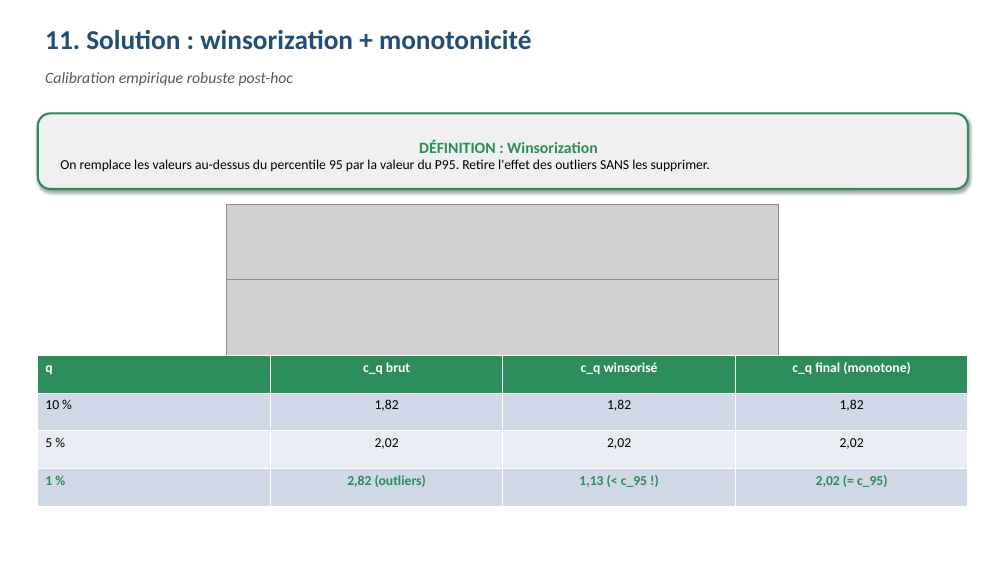
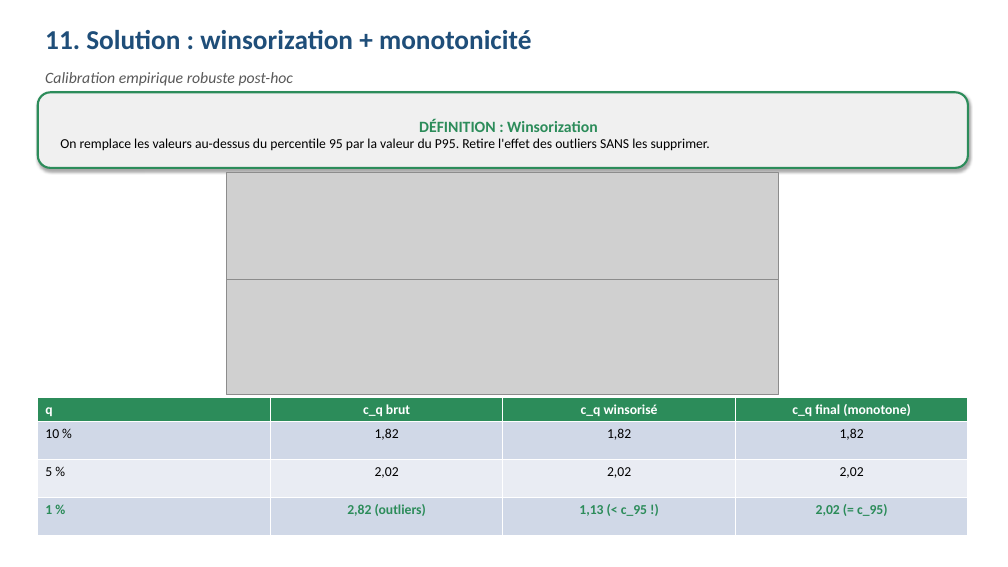
Before and after one commit to enriquealves02-jpg/PROJET_oral_m2fin, a slide deck: slide 12 of presentation_oral.pptx. Drawn at 1008x567 pixels with LibreOffice and Linux fonts; fonts in the diff are those of the drawing; grey boxes stand for pictures. Boxes give left, top, right and bottom in pixels: in the first picture for what was removed or moved away, otherwise in the second. Text is boxed around its words. In the diff, an @@ line names an element or a change of style, - is before the commit and + after.

Commit message:
Fix overlapping images in presentation_oral.pptx

```diff
--- a/presentation_oral.pptx
+++ b/presentation_oral.pptx
@@ rounded rectangle "DÉFINITION : Winsorization": place and size @@
-rounded rectangle "DÉFINITION : Winsorization" at bbox=[38, 113, 968, 189]
+rounded rectangle "DÉFINITION : Winsorization" at bbox=[38, 92, 968, 168]
@@ picture: place and size @@
-picture at bbox=[227, 204, 779, 312]
+picture at bbox=[227, 172, 779, 280]
@@ table: place and size @@
-table at bbox=[38, 355, 969, 507]
+table at bbox=[38, 398, 969, 535]
```
Also in this commit, not shown: 1 other slide changed.
